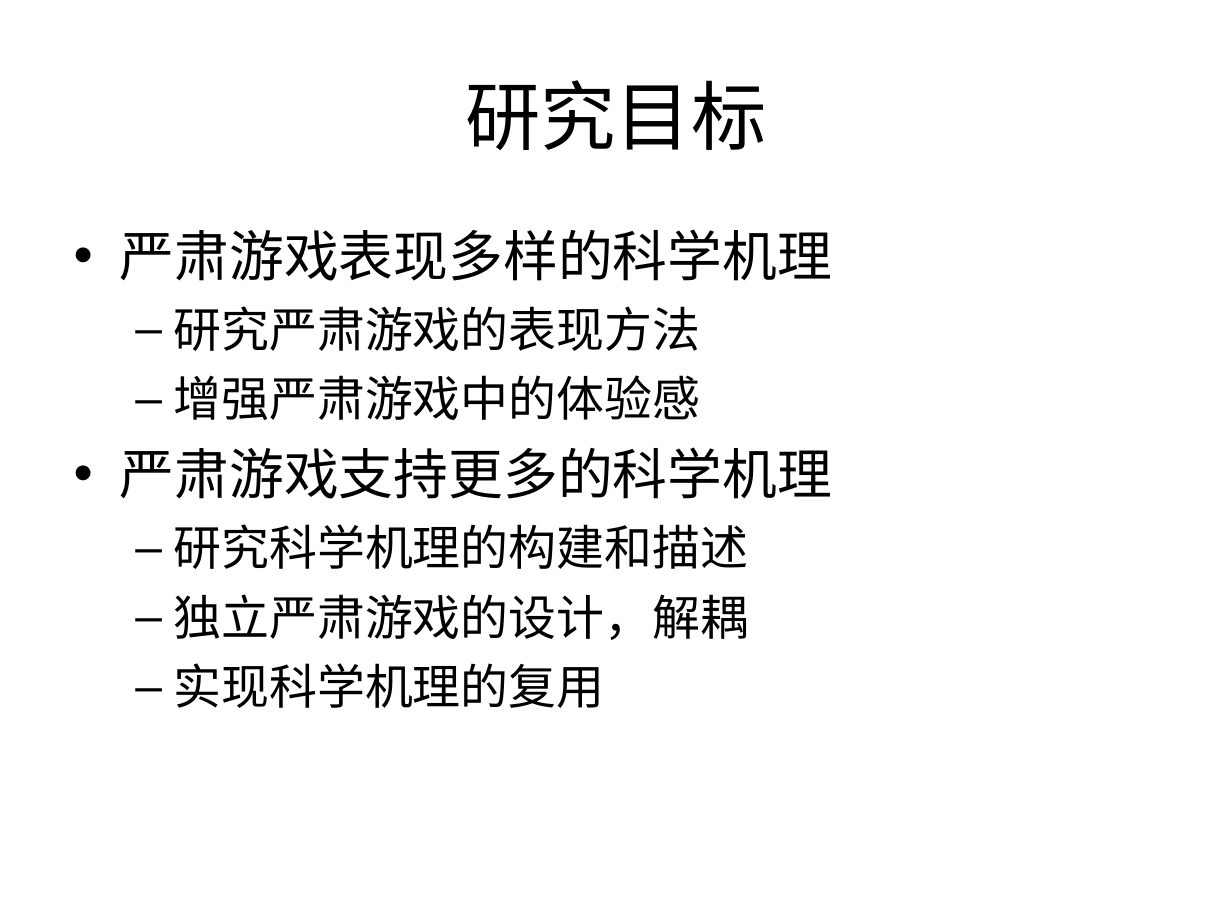
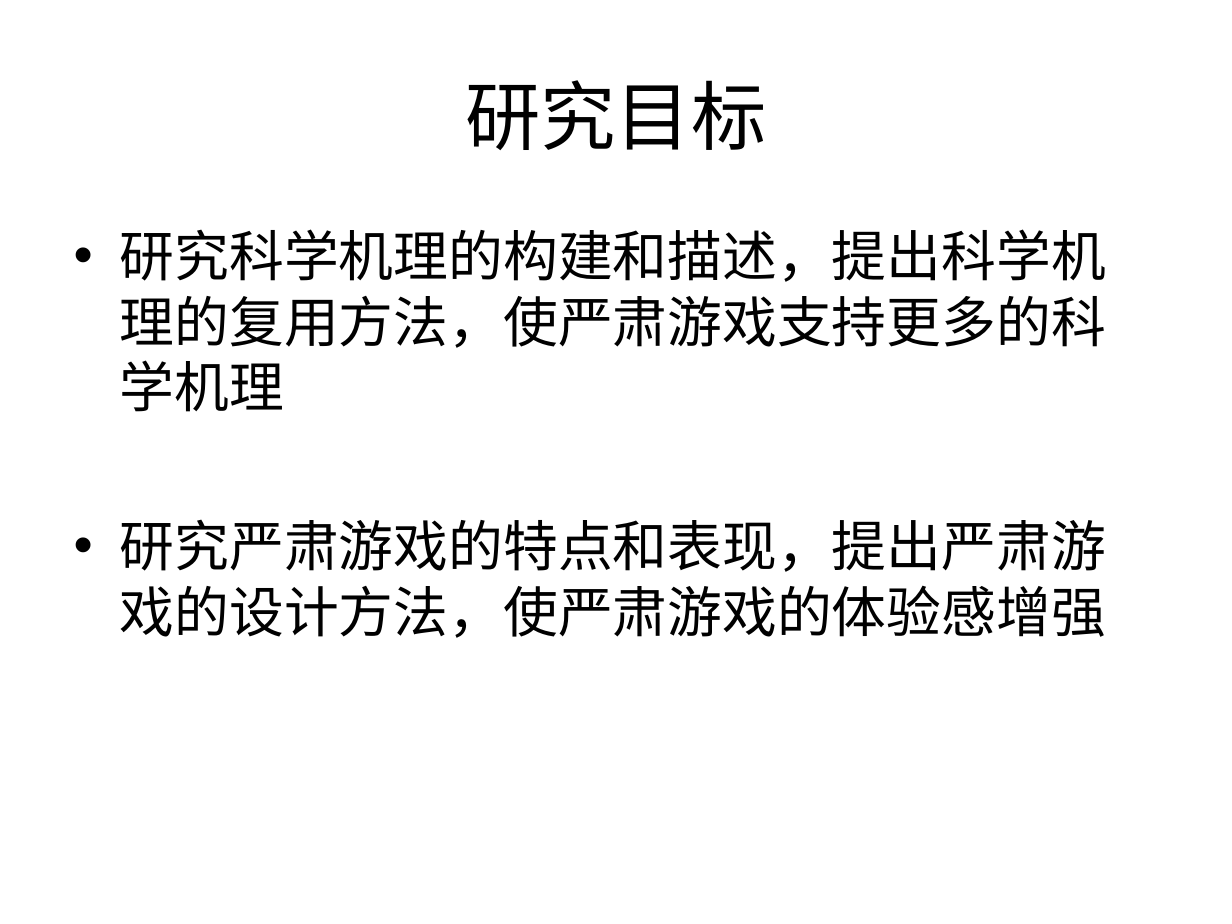
Before and after one commit to Nookleptia/qianmen3d, a slide deck: slide 6 of 毕设文件/毕设提纲.ppt (slide 5 before the commit). Drawn at 1232x924 pixels with LibreOffice and Linux fonts; fonts in the diff are those of the drawing. Boxes give left, top, right and bottom in pixels: in the first picture for what was removed or moved away, otherwise in the second. Text is boxed around its words. In the diff, an @@ line names an element or a change of style, - is before the commit and + after.

```diff
--- a/毕设文件/毕设提纲.ppt
+++ b/毕设文件/毕设提纲.ppt
@@ text at bbox=[120, 229, 1106, 638]: text changed; size 28 to 32 pt @@
-• 严肃游戏表现多样的科学机理
-  – 研究严肃游戏的表现方法
-  – 增强严肃游戏中的体验感
-• 严肃游戏支持更多的科学机理
-  – 研究科学机理的构建和描述
-  – 独立严肃游戏的设计，解耦
-  – 实现科学机理的复用
+• 研究科学机理的构建和描述，提出科学机理的复用方法，使严肃游戏支持更多的科学机理
+• 研究严肃游戏的特点和表现，提出严肃游戏的设计方法，使严肃游戏的体验感增强
```
Also in this commit, not shown: 22 other slides changed, 1 slide added, 1 other file.
